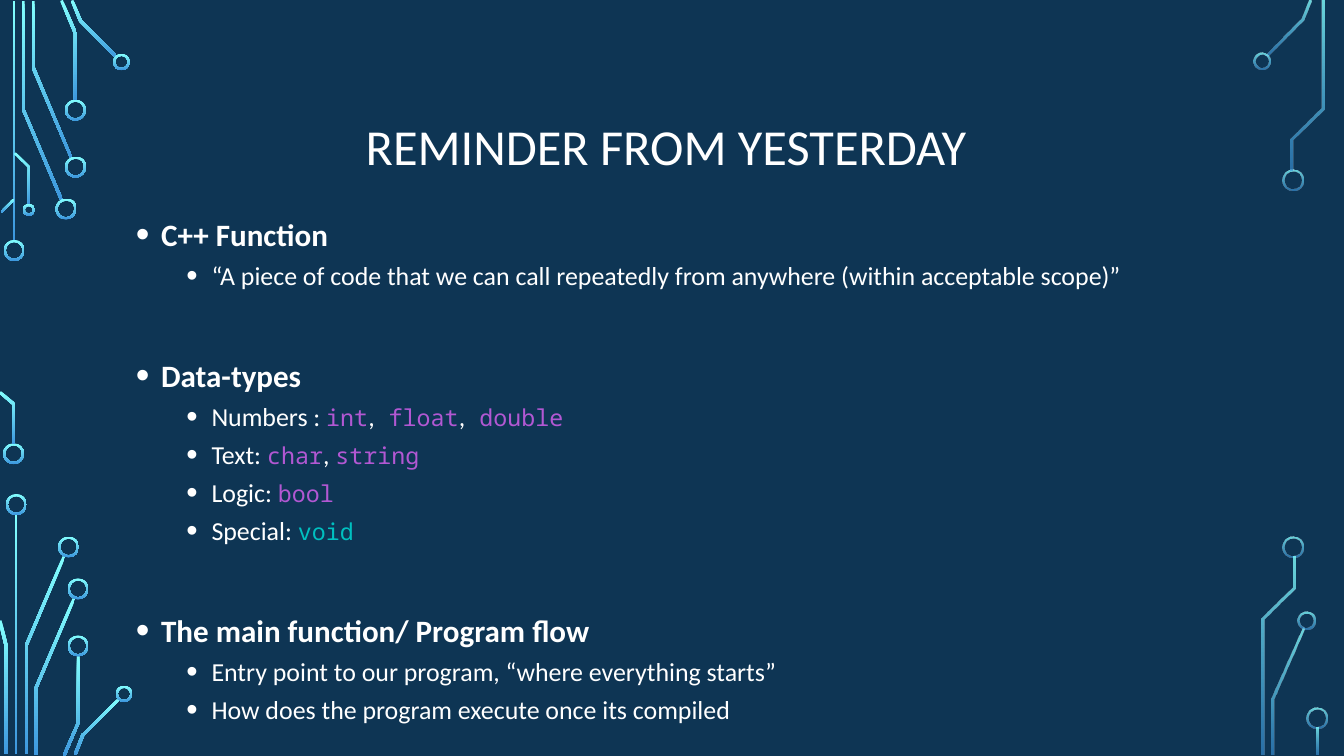
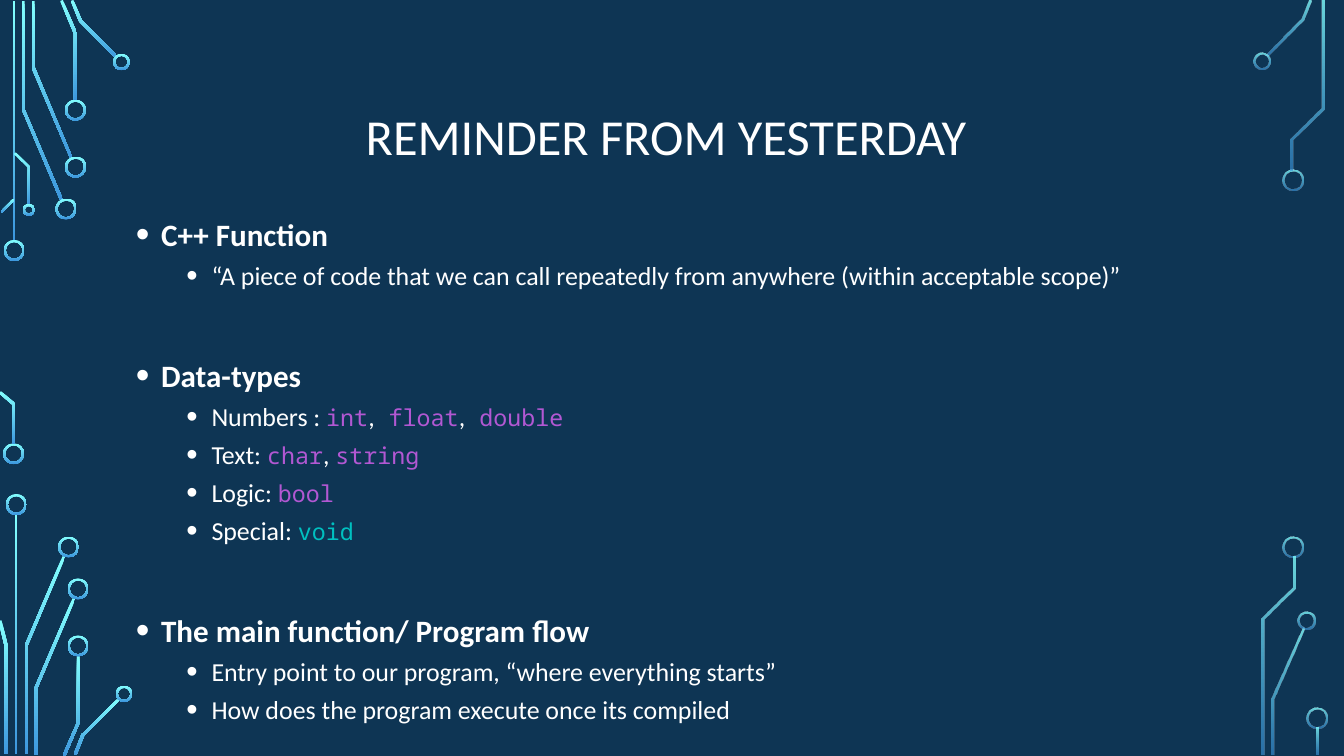
Before and after one commit to psypdt/ZIS_C-_Summer_Course_2019, a slide deck: slide 2 of Day_2/Day_2.pptx. Drawn at 1344x756 pixels with LibreOffice and Linux fonts; fonts in the diff are those of the drawing; background and template pictures are left out. Boxes give left, top, right and bottom in pixels: in the first picture for what was removed or moved away, otherwise in the second. Text is boxed around its words. In the diff, an @@ line names an element or a change of style, - is before the commit and + after.

```diff
--- a/Day_2/Day_2.pptx
+++ b/Day_2/Day_2.pptx
@@ title "REMINDER FROM YESTERDAY": place and size @@
-title "REMINDER FROM YESTERDAY" at bbox=[366, 132, 966, 166]
+title "REMINDER FROM YESTERDAY" at bbox=[366, 122, 966, 156]
```
Also in this commit, not shown: 13 other slides changed, 1 slide added.
